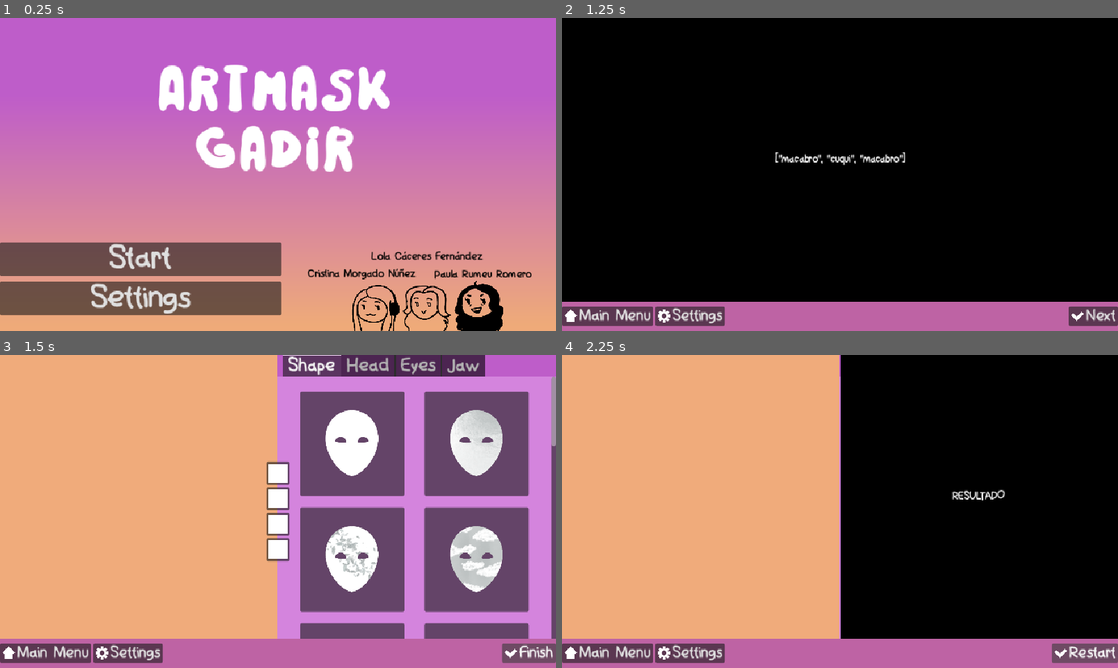
Above: before the commit, frames 1-4 (two rows, left to right).
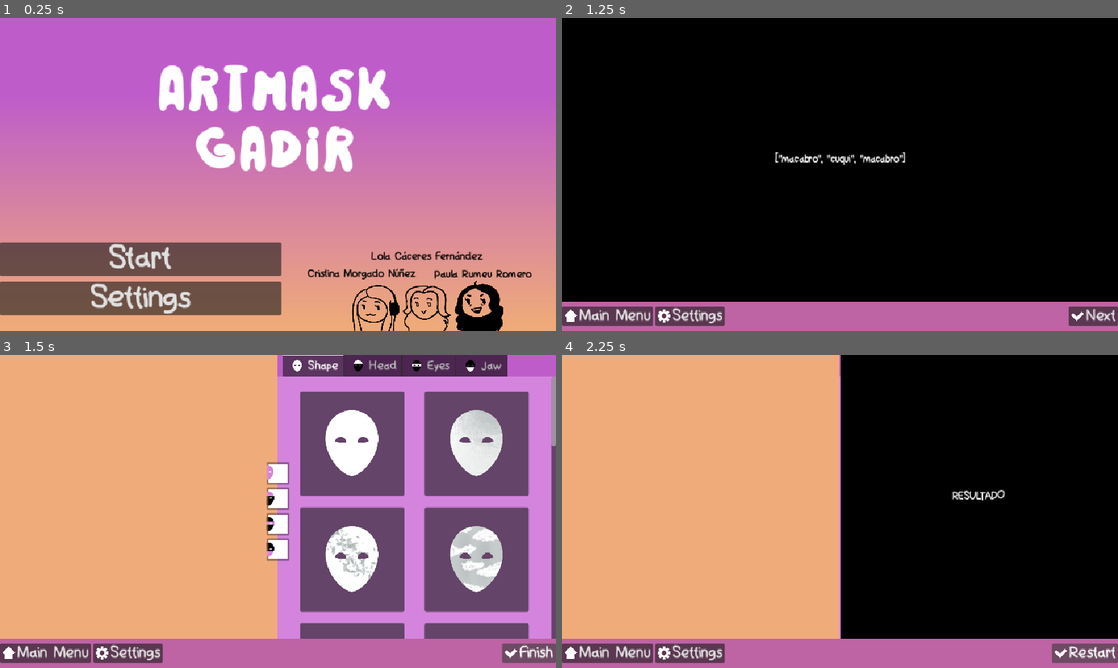
Above: after the commit, the same moments.

Repository: salem404/malagajam
Game: Godot game, scene res://scenes/main_menu.tscn
Two runs of this game, one before a commit and one after it. Both use one fixed random seed, a clock stepped at 60 frames per second and the inputs below.
Inputs:
- Up to frame 1 (0.25 s): no input
- Up to frame 2 (1.25 s): click "Start" at 0.5 s
- Up to frame 3 (1.5 s): click "Next" at 1.25 s
- Up to frame 4 (2.25 s): click "Finish" at 2 s

Frames 1-2 are identical in both runs. In frame 3, 1.6% of the frame differs, in the area x 47-92%, y 0-66%; in frame 4, nothing differs.

Commit message:
fix: 🐛 Arreglado el reset de los color pickers

Diff:
--- a/components/trozo_color_picker.gd
+++ b/components/trozo_color_picker.gd
@@ -2,12 +2,18 @@
 extends ColorPickerButton
 
 @export var category: String
+
+@onready var picker = get_picker()
 
 signal color_picker_changed(new_color: Color)
 
 func _ready() -> void:
 	color = Color.WHITE
 	connect("color_changed", Callable(self, "_on_color_changed"))
+	picker.picker_shape = ColorPicker.PickerShapeType.SHAPE_VHS_CIRCLE
+	picker.color_modes_visible = false
+	picker.hex_visible = false
+	picker.presets_visible = false
 
 func _on_color_changed(new_color: Color) -> void:
 	color_picker_changed.emit(new_color)
--- a/scenes/create.tscn
+++ b/scenes/create.tscn
@@ -4,6 +4,10 @@
 [ext_resource type="Shader" uid="uid://bmrnjspjnxqab" path="res://shaders/wiggle.gdshader" id="2_b0hbb"]
 [ext_resource type="Script" uid="uid://sw4qwwf46q6f" path="res://components/trozo_attach.gd" id="4_hrf6i"]
 [ext_resource type="Texture2D" uid="uid://bov6s5346kxer" path="res://assets/trozos/shape/1.png" id="4_snhkh"]
+[ext_resource type="Texture2D" uid="uid://bunkn6xv4ne5u" path="res://assets/ui/Icon.png" id="5_t7pq5"]
+[ext_resource type="Texture2D" uid="uid://blc8wmkwlmf6j" path="res://assets/ui/Icon2.png" id="6_snhkh"]
+[ext_resource type="Texture2D" uid="uid://b6odjhp50yp1m" path="res://assets/ui/Icon3.png" id="7_xcug1"]
+[ext_resource type="Texture2D" uid="uid://x13x8bs2xevy" path="res://assets/ui/Icon4.png" id="8_qe2hf"]
 [ext_resource type="Script" uid="uid://dqe8kefwtf0y3" path="res://components/trozo_color_picker.gd" id="9_b0hbb"]
 [ext_resource type="Texture2D" uid="uid://kxhqvxriq87v" path="res://assets/Prinbles_YetAnotherIcons (beta) (9_7_2023)/svg/White-Icon/Home.svg" id="9_t7pq5"]
 [ext_resource type="Texture2D" uid="uid://bsu16p4k2di5d" path="res://assets/Prinbles_YetAnotherIcons (beta) (9_7_2023)/svg/White-Icon/Gear.svg" id="10_snhkh"]
@@ -103,9 +107,13 @@
 theme_override_styles/panel = SubResource("StyleBoxFlat_toonf")
 current_tab = 0
 tab_0/title = "ui_shape"
+tab_0/icon = ExtResource("5_t7pq5")
 tab_1/title = "ui_head"
+tab_1/icon = ExtResource("6_snhkh")
 tab_2/title = "ui_eyes"
+tab_2/icon = ExtResource("7_xcug1")
 tab_3/title = "ui_jaw"
+tab_3/icon = ExtResource("8_qe2hf")
 tab_4/disabled = true
 tab_4/hidden = true
 
@@ -267,43 +275,79 @@
 grow_vertical = 2
 
 [node name="shape" type="ColorPickerButton" parent="CanvasLayer/ColorPickers" unique_id=1663139051]
+clip_children = 2
 custom_minimum_size = Vector2(40, 40)
 layout_mode = 2
+icon = ExtResource("5_t7pq5")
 color = Color(1, 1, 1, 1)
 edit_alpha = false
 script = ExtResource("9_b0hbb")
 metadata/_custom_type_script = "uid://dqe8kefwtf0y3"
 
+[node name="Sprite2D" type="Sprite2D" parent="CanvasLayer/ColorPickers/shape" unique_id=1430484287]
+self_modulate = Color(0.83137256, 0.5176471, 0.8666667, 1)
+position = Vector2(-17, 0)
+scale = Vector2(0.59375, 0.59375)
+texture = ExtResource("5_t7pq5")
+centered = false
+
 [node name="cabeza" type="ColorPickerButton" parent="CanvasLayer/ColorPickers" unique_id=1610458723]
+clip_children = 2
 custom_minimum_size = Vector2(40, 40)
 layout_mode = 2
 size_flags_horizontal = 4
 size_flags_vertical = 4
+icon = ExtResource("6_snhkh")
 color = Color(1, 1, 1, 1)
 edit_alpha = false
 script = ExtResource("9_b0hbb")
 metadata/_custom_type_script = "uid://dqe8kefwtf0y3"
 
+[node name="Sprite2D2" type="Sprite2D" parent="CanvasLayer/ColorPickers/cabeza" unique_id=2006403303]
+self_modulate = Color(0.83137256, 0.5176471, 0.8666667, 1)
+position = Vector2(-15.9999695, 1.0000153)
+scale = Vector2(0.59375, 0.59375)
+texture = ExtResource("6_snhkh")
+centered = false
+
 [node name="ojos" type="ColorPickerButton" parent="CanvasLayer/ColorPickers" unique_id=1168095431]
+clip_children = 2
 custom_minimum_size = Vector2(40, 40)
 layout_mode = 2
 size_flags_horizontal = 4
 size_flags_vertical = 4
+icon = ExtResource("7_xcug1")
 color = Color(1, 1, 1, 1)
 edit_alpha = false
 script = ExtResource("9_b0hbb")
 metadata/_custom_type_script = "uid://dqe8kefwtf0y3"
 
+[node name="Sprite2D3" type="Sprite2D" parent="CanvasLayer/ColorPickers/ojos" unique_id=124986292]
+self_modulate = Color(0.83137256, 0.5176471, 0.8666667, 1)
+position = Vector2(-15.9999695, 1)
+scale = Vector2(0.59375, 0.59375)
+texture = ExtResource("7_xcug1")
+centered = false
+
 [node name="mandibula" type="ColorPickerButton" parent="CanvasLayer/ColorPickers" unique_id=1337083917]
+clip_children = 2
 custom_minimum_size = Vector2(40, 40)
 layout_mode = 2
 size_flags_horizontal = 4
 size_flags_vertical = 4
+icon = ExtResource("8_qe2hf")
 color = Color(1, 1, 1, 1)
 edit_alpha = false
 script = ExtResource("9_b0hbb")
 metadata/_custom_type_script = "uid://dqe8kefwtf0y3"
 
+[node name="Sprite2D4" type="Sprite2D" parent="CanvasLayer/ColorPickers/mandibula" unique_id=139495277]
+self_modulate = Color(0.83137256, 0.5176471, 0.8666667, 1)
+position = Vector2(-15.9999695, 1)
+scale = Vector2(0.59375, 0.59375)
+texture = ExtResource("8_qe2hf")
+centered = false
+
 [node name="extras" type="ColorPickerButton" parent="CanvasLayer/ColorPickers" unique_id=767976752]
 visible = false
 custom_minimum_size = Vector2(40, 40)
@@ -317,6 +361,7 @@
 
 [node name="PetitionScreen" type="Control" parent="CanvasLayer" unique_id=1167329772]
 unique_name_in_owner = true
+visible = false
 layout_mode = 3
 anchors_preset = 15
 anchor_right = 1.0
--- a/scripts/create.gd
+++ b/scripts/create.gd
@@ -71,3 +71,7 @@
 	for trozo_attach in trozo_attaches:
 		trozo_attach.texture = null
 		trozo_attach.visible = false
+	# Reset all trozo color pickers
+	var trozo_color_pickers: Array = %ColorPickers.get_children()
+	for trozo_color_picker in trozo_color_pickers:
+		trozo_color_picker.color = Color.WHITE
--- a/theme/base_theme.tres
+++ b/theme/base_theme.tres
@@ -4,9 +4,10 @@
 Button/constants/h_separation = 4
 Button/constants/icon_max_width = 22
 Button/font_sizes/font_size = 25
+ColorPickerButton/styles/normal = null
 MarginContainer/constants/margin_bottom = 20
 MarginContainer/constants/margin_left = 20
 MarginContainer/constants/margin_right = 20
 MarginContainer/constants/margin_top = 20
 TabContainer/constants/icon_max_width = 30
-TabContainer/font_sizes/font_size = 30
+TabContainer/font_sizes/font_size = 19
